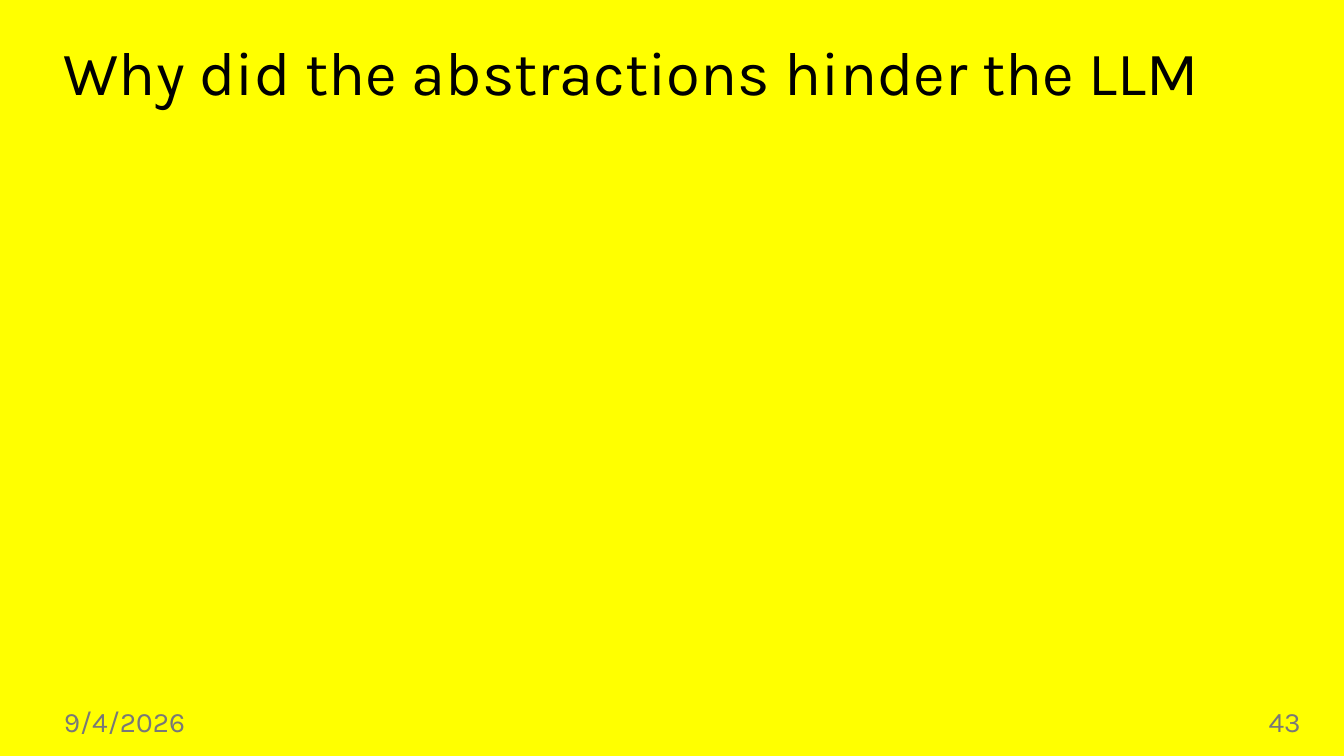
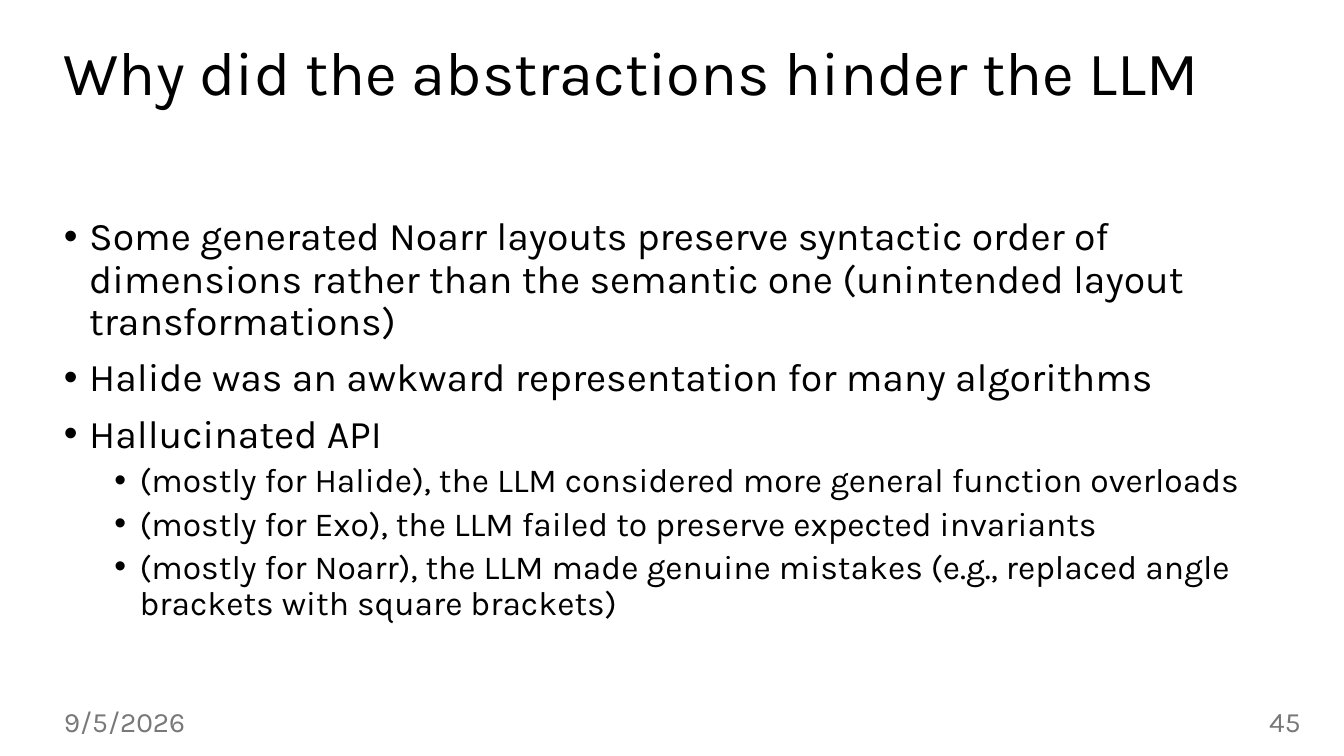
Before and after one commit to jiriklepl/phd-thesis, a slide deck: slide 45 of slides/Optimizing Memory Layouts and Traversal Orders in High-Performance Computing.pptx (slide 43 before the commit). Drawn at 1344x756 pixels with LibreOffice and Linux fonts; fonts in the diff are those of the drawing; background and template pictures are left out. Boxes give left, top, right and bottom in pixels: in the first picture for what was removed or moved away, otherwise in the second. Text is boxed around its words. In the diff, an @@ line names an element or a change of style, - is before the commit and + after.

```diff
--- a/slides/Optimizing Memory Layouts and Traversal Orders in High-Performance Computing.pptx
+++ b/slides/Optimizing Memory Layouts and Traversal Orders in High-Performance Computing.pptx
@@ background #FFFF00 to #FFFFFF @@
@@ text added at [89,223,1238,623], 24 pt, text #000000 @@
+• Some generated Noarr layouts preserve syntactic order of dimensions rather than the semantic one (unintended layout transformations)
+• Halide was an awkward representation for many algorithms
+• Hallucinated API
+  • (mostly for Halide), the LLM considered more general function overloads
+  • (mostly for Exo), the LLM failed to preserve expected invariants
+  • (mostly for Noarr), the LLM made genuine mistakes (e.g., replaced angle brackets with square brackets)
@@ text at [64,711,185,734]: text changed @@
-9/4/2026
+9/5/2026
@@ page number at [1269,714,1300,733]: text changed @@
-43
+45
```
Also in this commit, not shown: 43 other slides changed, 2 slides added.
